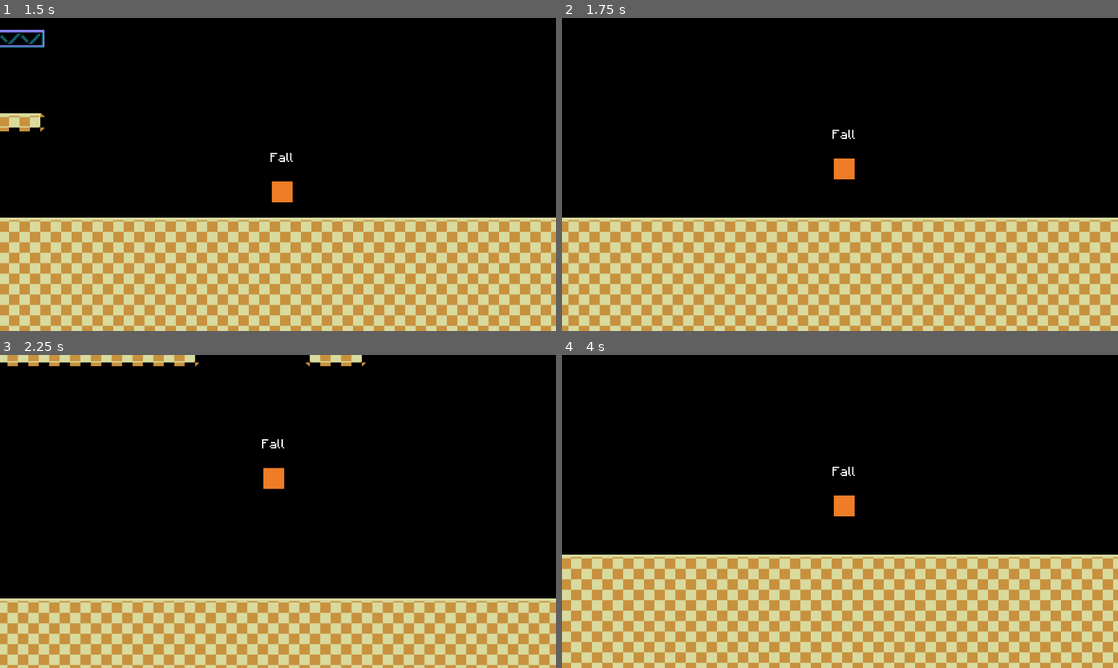
Above: before the commit, frames 1-4 (two rows, left to right).
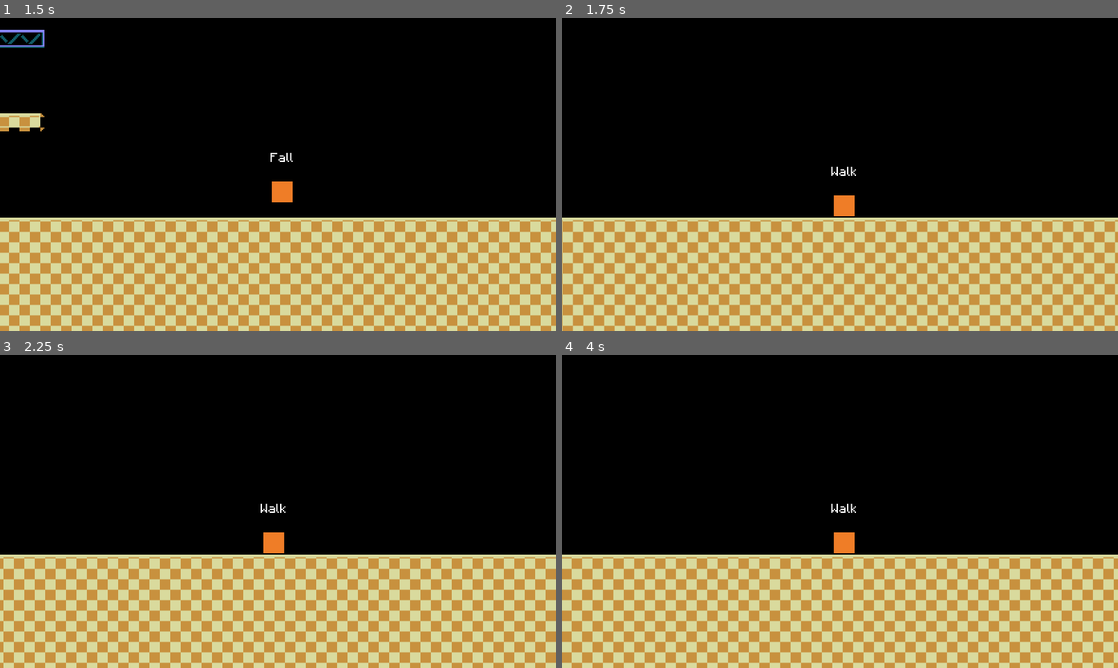
Above: after the commit, the same moments.

Repository: anton2026gamca/ShadowJumper
Game: Godot game, scene res://scenes/main.tscn
The game is run twice, just before and just after one commit, with the same random seed, the same clock (stepped at 60 frames per second) and the same inputs.
Inputs:
- Up to frame 1 (1.5 s): tap Enter at 0.5 s; hold D (move_right) from 0.53 s (still down); tap Space (dash) at 0.6 s; tap W (jump) at 0.77, 0.8, 1.07, 1.35 s
- Up to frame 2 (1.75 s): keep holding D (move_right); tap W (jump) at 1.52 s; tap Space (dash) at 1.55 s
- Up to frame 3 (2.25 s): tap W (jump) at 1.82 s; release D (move_right) at 2.03 s; hold A (move_left) from 2.03 s (still down); tap Space (dash) at 2.1 s
- Up to frame 4 (4 s): tap W (jump) at 2.3, 3.02, 3.32, 3.6, 3.77 s; release A (move_left) at 2.78 s; hold D (move_right) from 2.78 s (still down); tap Space (dash) at 2.85 s

Frame 1 is identical in both runs. In frame 2, 16% of the frame differs, in the area x 0-100%, y 35-100%; in frame 3, 31%; in frame 4, 31%.

Commit message:
Added some SFX and fixed dash jumping

Diff:
--- a/src/scenes/main.tscn
+++ b/src/scenes/main.tscn
@@ -3,10 +3,10 @@
 [ext_resource type="PackedScene" uid="uid://f5m7vw1vj4fd" path="res://scenes/player/player.tscn" id="1_jjgbg"]
 [ext_resource type="Texture2D" uid="uid://bv83repei4m1" path="res://assets/tileset.png" id="2_0wfyh"]
 [ext_resource type="Script" uid="uid://dhd8v7a51hwsm" path="res://scenes/folower.gd" id="3_sugp2"]
-[ext_resource type="FontFile" uid="uid://bm2yp6jk57bkh" path="res://assets/MinecraftStandard.otf" id="4_jyhfs"]
-[ext_resource type="FontFile" uid="uid://b3bht1iqwbyr8" path="res://assets/MinecraftStandardOblique.otf" id="5_o6xl0"]
-[ext_resource type="FontFile" uid="uid://dcsunp0yw5j4o" path="res://assets/MinecraftStandardBoldOblique.otf" id="6_tipki"]
-[ext_resource type="FontFile" uid="uid://dk5nsb55kr08l" path="res://assets/MinecraftStandardBold.otf" id="7_85g3d"]
+[ext_resource type="FontFile" uid="uid://bm2yp6jk57bkh" path="res://assets/Fonts/MinecraftStandard.otf" id="4_jyhfs"]
+[ext_resource type="FontFile" uid="uid://b3bht1iqwbyr8" path="res://assets/Fonts/MinecraftStandardOblique.otf" id="5_o6xl0"]
+[ext_resource type="FontFile" uid="uid://dcsunp0yw5j4o" path="res://assets/Fonts/MinecraftStandardBoldOblique.otf" id="6_tipki"]
+[ext_resource type="FontFile" uid="uid://dk5nsb55kr08l" path="res://assets/Fonts/MinecraftStandardBold.otf" id="7_85g3d"]
 
 [sub_resource type="TileSetAtlasSource" id="TileSetAtlasSource_qfnet"]
 texture = ExtResource("2_0wfyh")
--- a/src/scenes/player/player.gd
+++ b/src/scenes/player/player.gd
@@ -9,6 +9,7 @@
 const CLIMB_DOWN_VELOCITY = 50.0
 
 
+@warning_ignore("shadowed_variable_base_class")
 func apply_gravity(delta: float, scale: float = 1.0) -> void:
 	velocity += get_gravity() * delta * scale
 	velocity.y = min(velocity.y, MAX_FALL_VELOCITY)
--- a/src/scenes/player/player.tscn
+++ b/src/scenes/player/player.tscn
@@ -1,15 +1,17 @@
-[gd_scene load_steps=12 format=3 uid="uid://f5m7vw1vj4fd"]
+[gd_scene load_steps=14 format=3 uid="uid://f5m7vw1vj4fd"]
 
 [ext_resource type="Script" uid="uid://hrc23450dtph" path="res://scenes/player/player.gd" id="1_8afob"]
 [ext_resource type="Script" uid="uid://bnpceuwymc5n" path="res://scenes/player/state_machine/state_walk.gd" id="2_dovo2"]
 [ext_resource type="Script" uid="uid://dgd8hkbbbcu5j" path="res://scenes/player/state_machine/state_machine.gd" id="2_gmlin"]
-[ext_resource type="FontFile" uid="uid://bm2yp6jk57bkh" path="res://assets/MinecraftStandard.otf" id="2_h17s1"]
-[ext_resource type="FontFile" uid="uid://b3bht1iqwbyr8" path="res://assets/MinecraftStandardOblique.otf" id="3_je7p5"]
-[ext_resource type="FontFile" uid="uid://dcsunp0yw5j4o" path="res://assets/MinecraftStandardBoldOblique.otf" id="4_fm80t"]
+[ext_resource type="FontFile" uid="uid://bm2yp6jk57bkh" path="res://assets/Fonts/MinecraftStandard.otf" id="2_h17s1"]
+[ext_resource type="FontFile" uid="uid://b3bht1iqwbyr8" path="res://assets/Fonts/MinecraftStandardOblique.otf" id="3_je7p5"]
+[ext_resource type="FontFile" uid="uid://dcsunp0yw5j4o" path="res://assets/Fonts/MinecraftStandardBoldOblique.otf" id="4_fm80t"]
 [ext_resource type="Script" uid="uid://d076o046mjswg" path="res://scenes/player/state_machine/state_dash.gd" id="5_75vfm"]
-[ext_resource type="FontFile" uid="uid://dk5nsb55kr08l" path="res://assets/MinecraftStandardBold.otf" id="5_gx1jg"]
+[ext_resource type="FontFile" uid="uid://dk5nsb55kr08l" path="res://assets/Fonts/MinecraftStandardBold.otf" id="5_gx1jg"]
 [ext_resource type="Script" uid="uid://bfhjgtumgpcpm" path="res://scenes/player/state_machine/state_fall.gd" id="5_p47bc"]
 [ext_resource type="Script" uid="uid://duwb6lw8qv8qa" path="res://scenes/player/state_machine/state_climb.gd" id="6_75vfm"]
+[ext_resource type="AudioStream" uid="uid://dchrahvns7vh0" path="res://assets/SFX/jump_3.wav" id="7_je7p5"]
+[ext_resource type="AudioStream" uid="uid://cqddwufjihsoj" path="res://assets/SFX/jump_2.wav" id="8_fm80t"]
 
 [sub_resource type="RectangleShape2D" id="RectangleShape2D_f60y1"]
 size = Vector2(16, 16)
@@ -25,9 +27,6 @@
 offset_right = 8.0
 offset_bottom = 8.0
 color = Color(0.937255, 0.490196, 0.152941, 1)
-
-[node name="CollisionShape2D" type="CollisionShape2D" parent="."]
-shape = SubResource("RectangleShape2D_f60y1")
 
 [node name="StateDisplay" type="RichTextLabel" parent="."]
 anchors_preset = 8
@@ -63,6 +62,8 @@
 climb = NodePath("Climb")
 raycast_left = NodePath("../RayCastLeft")
 raycast_right = NodePath("../RayCastRight")
+sfx_jump = ExtResource("7_je7p5")
+sfx_dash = ExtResource("8_fm80t")
 
 [node name="Walk" type="Node" parent="StateMachine"]
 script = ExtResource("2_dovo2")
@@ -76,8 +77,14 @@
 [node name="Climb" type="Node" parent="StateMachine"]
 script = ExtResource("6_75vfm")
 
+[node name="CollisionShape2D" type="CollisionShape2D" parent="."]
+shape = SubResource("RectangleShape2D_f60y1")
+
 [node name="RayCastLeft" type="RayCast2D" parent="."]
 target_position = Vector2(-9, 0)
 
 [node name="RayCastRight" type="RayCast2D" parent="."]
 target_position = Vector2(9, 0)
+
+[node name="AudioListener2D" type="AudioListener2D" parent="."]
+current = true
--- a/src/scenes/player/state_machine/state_climb.gd
+++ b/src/scenes/player/state_machine/state_climb.gd
@@ -10,9 +10,11 @@
 	if not left and not right:
 		return state_machine.fall
 	var dir: int = -1 if left else (1 if right else 0)
-	if Input.is_action_just_pressed("jump"):
+	if state_machine.jump_buffer > 0:
 		player.velocity.x = -dir * player.SPEED
 		player.velocity.y = player.JUMP_VELOCITY
+		state_machine.jump_buffer = 0
+		state_machine.play_sfx(state_machine.sfx_jump)
 		player.move_and_slide()
 		state_machine.disable_climb = true
 		return state_machine.fall
--- a/src/scenes/player/state_machine/state_dash.gd
+++ b/src/scenes/player/state_machine/state_dash.gd
@@ -13,5 +13,9 @@
 	player.move_and_slide()
 	if state_machine.jump_buffer > 0:
 		player.velocity.y = player.JUMP_VELOCITY
+		player.velocity.x = min(max(player.velocity.x, -player.SPEED), player.SPEED)
+		state_machine.jump_buffer = 0
+		state_machine.on_floor_buffer = 0
+		state_machine.play_sfx(state_machine.sfx_jump)
 		return state_machine.fall
 	return null
--- a/src/scenes/player/state_machine/state_fall.gd
+++ b/src/scenes/player/state_machine/state_fall.gd
@@ -9,8 +9,9 @@
 		return state_machine.climb
 	var direction: float = Input.get_axis("move_left", "move_right")
 	if state_machine.on_floor_buffer > 0:
-		if state_machine.jump_buffer > 0 && player.velocity.y >= 0:
+		if state_machine.jump_buffer > 0:
 			player.velocity.y = player.JUMP_VELOCITY
+			state_machine.play_sfx(state_machine.sfx_jump)
 		if direction: player.velocity.x = direction * player.SPEED
 		else: player.velocity.x = move_toward(player.velocity.x, 0, 6000 * delta)
 	else:
--- a/src/scenes/player/state_machine/state_machine.gd
+++ b/src/scenes/player/state_machine/state_machine.gd
@@ -1,23 +1,30 @@
 extends Node
 class_name StateMachine
-
 
 @export var player: Player
 @export var state: State
 
+@export_group("States")
 @export var walk: StateWalk
 @export var fall: StateFall
 @export var dash: StateDash
 @export var climb: StateClimb
 
+@export_group("Physics")
 @export var raycast_left: RayCast2D
 @export var raycast_right: RayCast2D
 
-const MAX_JUMP_BUFFER: int = 8
-var jump_buffer: int = 0
+@export_group("SFX")
+@export var sfx_jump: AudioStream
+@export var sfx_dash: AudioStream
 
-const MAX_ON_FLOOR_BUFFER: int = 10
-var on_floor_buffer: int = 0
+const MAX_JUMP_BUFFER: float = 80
+var jump_buffer: float = 0
+
+var disable_jump: bool = false
+
+const MAX_ON_FLOOR_BUFFER: float = 100
+var on_floor_buffer: float = 0
 
 var disable_climb: bool = false
 
@@ -29,11 +36,11 @@
 
 func _process(delta: float) -> void:
 	if state:
-		jump_buffer -= 1
+		jump_buffer = max(jump_buffer - delta * 1000, 0)
 		if Input.is_action_just_pressed("jump"):
 			jump_buffer = MAX_JUMP_BUFFER
 
-		on_floor_buffer -= 1
+		on_floor_buffer = max(on_floor_buffer - delta * 1000, 0)
 		if player.is_on_floor():
 			on_floor_buffer = MAX_ON_FLOOR_BUFFER
 
@@ -41,6 +48,16 @@
 			disable_climb = false
 
 		var new_state: State = state.process(delta)
-		if new_state && (not disable_climb || new_state != climb):
+		if new_state:
 			state = new_state
 			state_display.text = state.name
+
+
+func play_sfx(sfx: AudioStream) -> void:
+	var pl: AudioStreamPlayer2D = AudioStreamPlayer2D.new()
+	pl.stream = sfx
+	pl.autoplay = true
+	pl.pitch_scale = (randf() / 8.0) + (1.0 - (1.0 / 8.0) / 2.0)
+	player.add_child(pl)
+	await pl.finished
+	player.remove_child(pl)
--- a/src/scenes/player/state_machine/state_walk.gd
+++ b/src/scenes/player/state_machine/state_walk.gd
@@ -5,6 +5,8 @@
 func process(delta: float) -> State:
 	if state_machine.jump_buffer > 0:
 		player.velocity.y = player.JUMP_VELOCITY
+		state_machine.jump_buffer = 0
+		state_machine.play_sfx(state_machine.sfx_jump)
 
 	var direction: float = Input.get_axis("move_left", "move_right")
 	if direction: player.velocity.x = direction * player.SPEED
@@ -14,6 +16,7 @@
 
 	if state_machine.on_floor_buffer > 0 && Input.is_action_just_pressed("dash") && direction:
 		player.velocity = Vector2(direction * player.DASH_VELOCITY, 0)
+		state_machine.play_sfx(state_machine.sfx_dash)
 		return state_machine.dash
 	if not player.is_on_floor():
 		return state_machine.fall
Renamed: src/assets/MinecraftStandard.otf -> src/assets/Fonts/MinecraftStandard.otf
Not shown, added: src/assets/Fonts/MinecraftStandard.otf.import
Renamed: src/assets/MinecraftStandardBold.otf -> src/assets/Fonts/MinecraftStandardBold.otf
Not shown, added: src/assets/Fonts/MinecraftStandardBold.otf.import
Renamed: src/assets/MinecraftStandardBoldOblique.otf -> src/assets/Fonts/MinecraftStandardBoldOblique.otf
Not shown, added: src/assets/Fonts/MinecraftStandardBoldOblique.otf.import
Renamed: src/assets/MinecraftStandardOblique.otf -> src/assets/Fonts/MinecraftStandardOblique.otf
Not shown, added: src/assets/Fonts/MinecraftStandardOblique.otf.import
Not shown, removed: src/assets/MinecraftStandard.otf.import
Not shown, removed: src/assets/MinecraftStandardBold.otf.import
Not shown, removed: src/assets/MinecraftStandardBoldOblique.otf.import
Not shown, removed: src/assets/MinecraftStandardOblique.otf.import
(and 202 more such lines)
